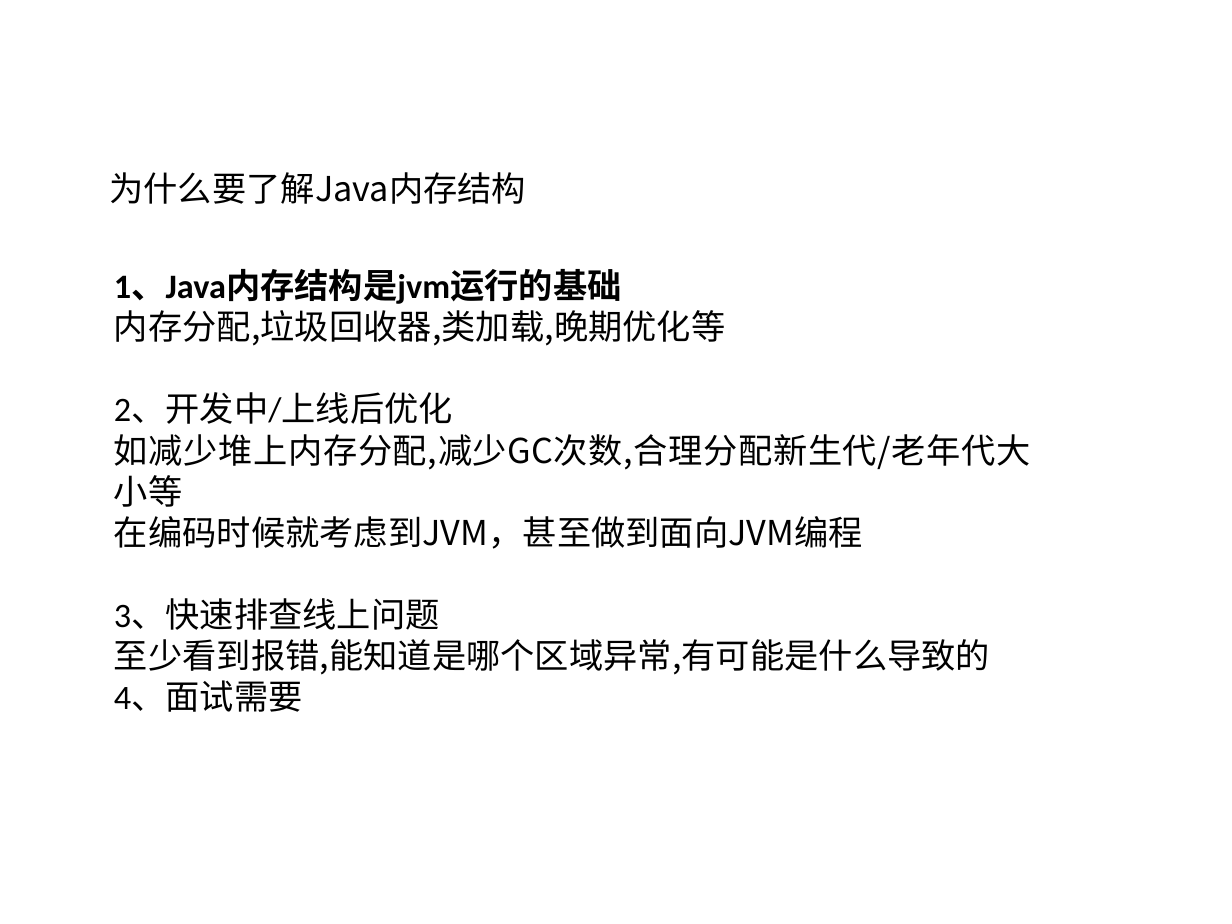
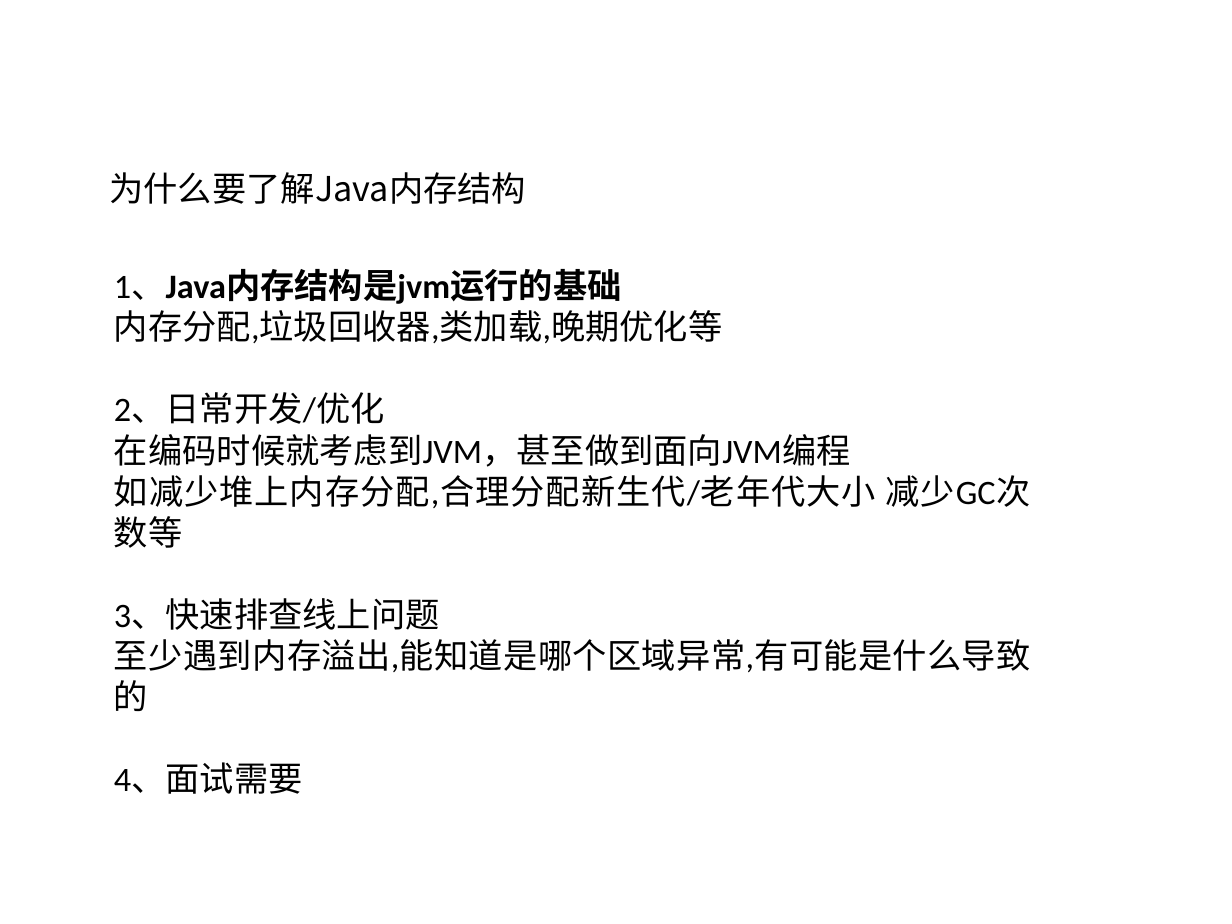
Before and after one commit to HeyFL/xmind, a slide deck: slide 2 of 分享 PPT/Java内存结构(Hotspot).ppt. Drawn at 1232x924 pixels with LibreOffice and Linux fonts; fonts in the diff are those of the drawing; background and template pictures are left out. Boxes give left, top, right and bottom in pixels: in the first picture for what was removed or moved away, otherwise in the second. Text is boxed around its words. In the diff, an @@ line names an element or a change of style, - is before the commit and + after.

Commit message:
内存结构分享PPT上传

```diff
--- a/分享 PPT/Java内存结构(Hotspot).ppt
+++ b/分享 PPT/Java内存结构(Hotspot).ppt
@@ text at bbox=[114, 270, 851, 467]: bold off in "1、Java内存结构是jvm运行的基础"; font Noto Sans CJK SC to Calibri in "内存分配,垃圾回收器,类加载,晚期优化等", "在编码时候就考虑到JVM，甚至做到面向JVM编程" @@
@@ text at bbox=[114, 393, 385, 424]: text changed; font Noto Sans CJK SC to Calibri @@
-2、开发中/上线后优化
-如减少堆上内存分配,减少GC次数,合理分配新生代/老年代大小等
+2、日常开发/优化
@@ text at bbox=[114, 475, 1030, 508]: paragraph added @@
+如减少堆上内存分配,合理分配新生代/老年代大小 减少GC次数等
@@ text at bbox=[114, 639, 1031, 711]: text changed; font Noto Sans CJK SC to Calibri @@
-至少看到报错,能知道是哪个区域异常,有可能是什么导致的
+至少遇到内存溢出,能知道是哪个区域异常,有可能是什么导致的
```
